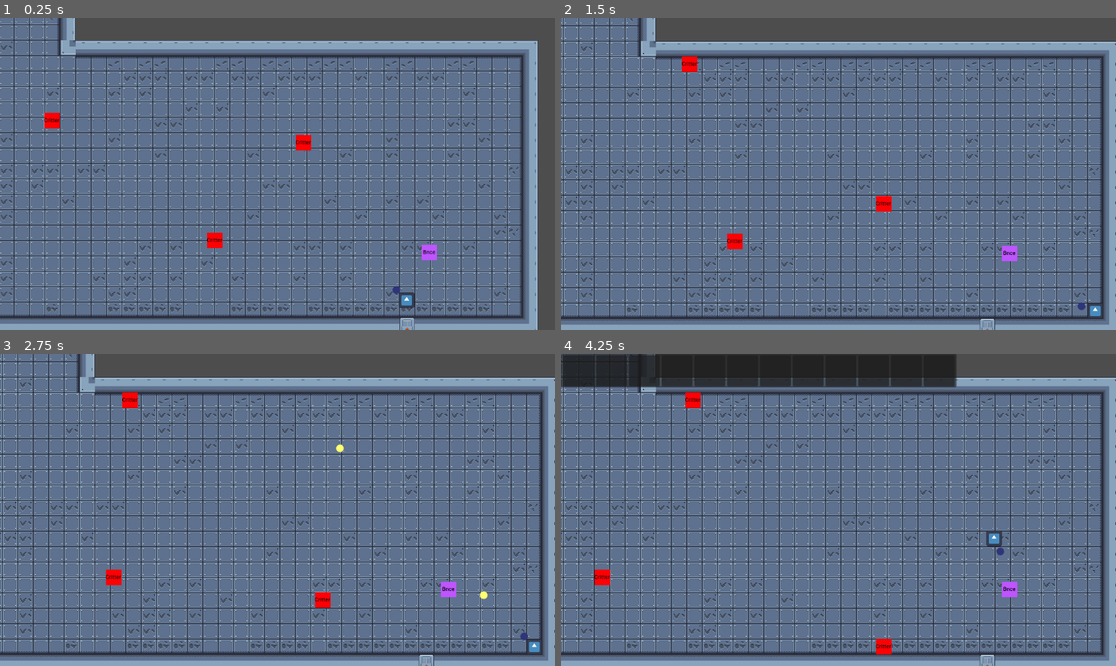
Above: before the commit, frames 1-4 (two rows, left to right).
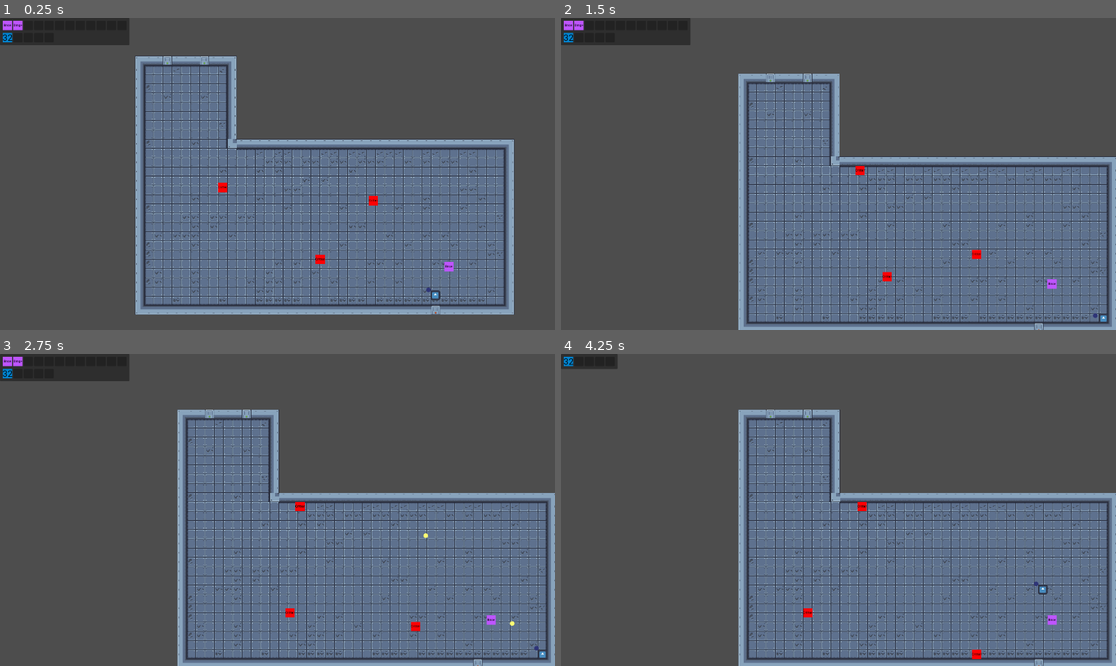
Above: after the commit, the same moments.

Repository: TMogdans/exogenesis-protocol
Game: Godot game, scene res://Level/Level_01.tscn
Same seed, same stepped clock (60 frames per second), same inputs: the game is played once before the commit and once after it. The engine's default icon, where the game draws it, is replaced by a stand-in: a white triangle on a blue panel in a dark square.
Inputs (mouse positions are in pixels of both pictures, inside the frame that each line leads up to):
- Up to frame 1 (0.25 s): no input
- Up to frame 2 (1.5 s): move the mouse to (960, 158) at 0.52 s; hold D (right) 0.53-1.28 s; tap E (interact) at 0.6, 1.35 s; move the mouse to (727, 189) at 1.27 s; hold S (down) from 1.28 s (still down)
- Up to frame 3 (2.75 s): move the mouse to (333, 441) at 2.02 s; release S (down) at 2.03 s; press the mouse at (333, 441) at 2.03 s; hold D (right) from 2.03 s (still down); tap E (interact) at 2.3 s
- Up to frame 4 (4.25 s): move the mouse to (810, 572) at 2.77 s; release D (right) at 2.78 s; release the mouse at (810, 572) at 2.78 s; hold W (up) 2.78-3.53 s; tap E (interact) at 2.85, 3.6 s; move the mouse to (1005, 556) at 3.52 s; hold A (left) from 3.53 s (still down); tap Tab (inventory) at 4.15 s

The runs differ from the first frame. In frame 1, 65% of the frame differs, in the area x 0-97%, y 0-100%; in frame 2, 68%; in frame 3, 68%; in frame 4, 71%, in the area x 0-100%, y 0-100%.

Commit message:
update inventory system

Diff:
--- /dev/null
+++ b/Inventory/InventoryItem.gd
@@ -0,0 +1,31 @@
+class_name InventoryItem
+extends TextureRect
+
+@export var data: ItemData
+
+func init(itemData: ItemData) -> void:
+	data = itemData
+
+func _ready() -> void:
+	expand_mode = TextureRect.EXPAND_IGNORE_SIZE
+	stretch_mode = TextureRect.STRETCH_KEEP_ASPECT_CENTERED
+	texture = data.texture
+	tooltip_text = "%s\n%s" % [data.name, data.description]
+
+func _get_drag_data(at_position: Vector2) -> Variant:
+	set_drag_preview(make_drag_preview(at_position))
+	return self
+
+func make_drag_preview(at_position: Vector2) -> Control:
+	var textureRect := TextureRect.new()
+	textureRect.texture = texture
+	textureRect.expand_mode = TextureRect.EXPAND_IGNORE_SIZE
+	textureRect.stretch_mode = TextureRect.STRETCH_KEEP_ASPECT_CENTERED
+	textureRect.custom_minimum_size = size
+	textureRect.modulate.a = 0.5
+	textureRect.position = Vector2(-at_position)
+
+	var control:= Control.new()
+	control.add_child(textureRect)
+
+	return control
--- a/Inventory/Item.gd
+++ /dev/null
@@ -1,15 +0,0 @@
-class_name Item
-extends Node
-
-enum TYPE { PROJECTILE, WEAPON_MOD, PROJECTILE_MOD }
-
-@export var icon: Texture2D = null
-@export var type: TYPE
-@export var resource: Resource
-
-
-func can_interact() -> int:
-	return get_instance_id()
-
-func pickup() -> Item:
-	return self
--- /dev/null
+++ b/Inventory/Items/ItemData.gd
@@ -0,0 +1,9 @@
+class_name ItemData
+extends Resource
+
+enum Type {WEAPON_MOD, PROJECTILE_MOD, MAIN}
+
+@export var type: Type
+@export var name: String
+@export_multiline var description: String
+@export var texture: Texture2D
--- /dev/null
+++ b/Inventory/Items/ModBounce.tres
@@ -0,0 +1,11 @@
+[gd_resource type="Resource" script_class="ItemData" load_steps=3 format=3 uid="uid://dwlpyt5cyak4a"]
+
+[ext_resource type="Script" path="res://Inventory/Items/ItemData.gd" id="1_hcoge"]
+[ext_resource type="Texture2D" uid="uid://b4gpqlhj4i54f" path="res://Modifications/bounce.png" id="2_v3sbw"]
+
+[resource]
+script = ExtResource("1_hcoge")
+type = 1
+name = "Bouncer"
+description = "BOUNCER_DSCR"
+texture = ExtResource("2_v3sbw")
--- /dev/null
+++ b/Inventory/Items/ModDamageUp.tres
@@ -0,0 +1,11 @@
+[gd_resource type="Resource" script_class="ItemData" load_steps=3 format=3 uid="uid://c5i5soxuk1eqt"]
+
+[ext_resource type="Script" path="res://Inventory/Items/ItemData.gd" id="1_8hy4d"]
+[ext_resource type="Texture2D" uid="uid://c71omj7b20f7p" path="res://Modifications/damage_up.png" id="2_0ms8u"]
+
+[resource]
+script = ExtResource("1_8hy4d")
+type = 1
+name = "Damage Up"
+description = "DAMAGE_UP_DSCR"
+texture = ExtResource("2_0ms8u")
--- a/Inventory/inventory.gd
+++ b/Inventory/inventory.gd
@@ -1,69 +1,49 @@
-class_name Inventory
 extends Node
 
-var slots: Array[InventorySlot]
-@onready var window: Panel = $InventoryWindow
-@onready var slot_container: GridContainer = $InventoryWindow/SlotContainer
+var inventorySize: int = 12
 
-@export var starter_items: Array[Item]
+# for testing
+var items = [
+	"res://Inventory/Items/ModBounce.tres",
+	"res://Inventory/Items/ModDamageUp.tres"
+]
 
 func _ready() -> void:
-	toggle_window(false)
+	%InventoryGrid.columns = inventorySize
 
-	for child in slot_container.get_children():
-		slots.append(child)
-		child.set_item(null)
-		child.inventory = self
+	for i in inventorySize:
+		var slot := InventorySlot.new()
+		slot.init(ItemData.Type.MAIN, Vector2(32, 32))
+		%InventoryGrid.add_child(slot)
 
-	for item in starter_items:
-		add_item(item)
+	#for testing
+	for i in items.size():
+		var item := InventoryItem.new()
+		item.init(load(items[i]))
+		%InventoryGrid.get_child(i).add_child(item)
 
-	EventBus.item_pickedup.connect(on_give_player_item)
+	EventBus.item_pickedup.connect(_on_item_pickedup)
 
-func _process(_delta) -> void:
+func _process(_delta):
 	if Input.is_action_just_pressed("inventory"):
-		toggle_window((!window.visible))
+		%InventoryGrid.visible = !%InventoryGrid.visible
 
-func toggle_window(open: bool) -> void:
-	window.visible = open
+func _on_item_pickedup(instanceId: int) -> void:
+	var slot = _find_empty_slot()
+	if slot != -1:
+		var instance = instance_from_id(instanceId)
+		if instance.has_method("pickup"):
+			var data = instance.pickup()
+			add_item(slot, data)
+			instance.queue_free()
 
-func on_give_player_item(item: Item) -> void:
-	print_debug(item)
-	add_item(item)
+func _find_empty_slot() -> int:
+	for i in %InventoryGrid.get_child_count():
+		if %InventoryGrid.get_child(i).get_child_count() == 0:
+			return i
+	return -1
 
-func add_item(item: Item) -> void:
-	var slot = get_slot_to_add(item)
-
-	if slot == null:
-		return
-
-	if slot.item == null:
-		slot.set_item(item)
-
-func remove_item(item: Item) -> void:
-	var slot = get_slot_to_remove(item)
-
-	if slot == null or slot.item == item:
-		return
-
-	slot.remove_item()
-
-func get_slot_to_add(item: Item) -> InventorySlot:
-	for slot in slots:
-		if slot.item == null:
-			return slot
-
-	return null
-
-func get_slot_to_remove(item: Item) -> InventorySlot:
-	for slot in slots:
-		if slot.item == item:
-			return slot
-
-	return null
-
-func _on_inventory_mouse_exited() -> void:
-	EventBus.emit_signal("inventory_exited")
-
-func _on_inventory_mouse_entered() -> void:
-	EventBus.emit_signal("inventory_entered")
+func add_item(slot: int, data: ItemData):
+	var item := InventoryItem.new()
+	item.init(data)
+	%InventoryGrid.get_child(slot).add_child(item)
--- a/Inventory/inventory.tscn
+++ b/Inventory/inventory.tscn
@@ -1,65 +1,48 @@
-[gd_scene load_steps=3 format=3 uid="uid://bygci63mac1yv"]
+[gd_scene load_steps=4 format=3 uid="uid://boydwnvv1p6yh"]
 
 [ext_resource type="Script" path="res://Inventory/inventory.gd" id="1_lbwm5"]
-[ext_resource type="PackedScene" uid="uid://bx06xnd3ctthr" path="res://Inventory/inventorySlot.tscn" id="2_8b4kj"]
+[ext_resource type="Script" path="res://Inventory/weaponContainer.gd" id="2_aq03s"]
+[ext_resource type="Texture2D" uid="uid://vxrh33mg4cur" path="res://Modifications/32.png" id="2_fi0vm"]
 
 [node name="Inventory" type="Node"]
 script = ExtResource("1_lbwm5")
 
-[node name="InventoryWindow" type="Panel" parent="."]
-offset_right = 821.0
-offset_bottom = 69.0
+[node name="Panel" type="PanelContainer" parent="."]
+offset_right = 36.0
+offset_bottom = 32.0
+size_flags_horizontal = 2
+size_flags_vertical = 2
 
-[node name="SlotContainer" type="GridContainer" parent="InventoryWindow"]
-layout_mode = 1
-anchors_preset = 8
-anchor_left = 0.5
-anchor_top = 0.5
-anchor_right = 0.5
-anchor_bottom = 0.5
-offset_left = -165.5
-offset_top = -18.0
-offset_right = 165.5
-offset_bottom = 18.0
-grow_horizontal = 2
-grow_vertical = 2
-columns = 12
+[node name="MarginContainer" type="MarginContainer" parent="Panel"]
+layout_mode = 2
+theme_override_constants/margin_left = 10
+theme_override_constants/margin_top = 10
+theme_override_constants/margin_right = 10
+theme_override_constants/margin_bottom = 10
 
-[node name="InventorySlot" parent="InventoryWindow/SlotContainer" instance=ExtResource("2_8b4kj")]
+[node name="VBoxContainer" type="VBoxContainer" parent="Panel/MarginContainer"]
+layout_mode = 2
+theme_override_constants/separation = 10
+
+[node name="InventoryGrid" type="GridContainer" parent="Panel/MarginContainer/VBoxContainer"]
+unique_name_in_owner = true
 layout_mode = 2
 
-[node name="InventorySlot2" parent="InventoryWindow/SlotContainer" instance=ExtResource("2_8b4kj")]
+[node name="WeaponContainer" type="VBoxContainer" parent="Panel/MarginContainer/VBoxContainer"]
+layout_mode = 2
+script = ExtResource("2_aq03s")
+
+[node name="Weapon" type="HBoxContainer" parent="Panel/MarginContainer/VBoxContainer/WeaponContainer"]
 layout_mode = 2
 
-[node name="InventorySlot3" parent="InventoryWindow/SlotContainer" instance=ExtResource("2_8b4kj")]
+[node name="TextureRect" type="TextureRect" parent="Panel/MarginContainer/VBoxContainer/WeaponContainer/Weapon"]
+custom_minimum_size = Vector2(32, 32)
 layout_mode = 2
+size_flags_horizontal = 0
+size_flags_vertical = 0
+texture = ExtResource("2_fi0vm")
+stretch_mode = 2
 
-[node name="InventorySlot4" parent="InventoryWindow/SlotContainer" instance=ExtResource("2_8b4kj")]
+[node name="ModGrid" type="GridContainer" parent="Panel/MarginContainer/VBoxContainer/WeaponContainer/Weapon"]
+unique_name_in_owner = true
 layout_mode = 2
-
-[node name="InventorySlot5" parent="InventoryWindow/SlotContainer" instance=ExtResource("2_8b4kj")]
-layout_mode = 2
-
-[node name="InventorySlot6" parent="InventoryWindow/SlotContainer" instance=ExtResource("2_8b4kj")]
-layout_mode = 2
-
-[node name="InventorySlot7" parent="InventoryWindow/SlotContainer" instance=ExtResource("2_8b4kj")]
-layout_mode = 2
-
-[node name="InventorySlot8" parent="InventoryWindow/SlotContainer" instance=ExtResource("2_8b4kj")]
-layout_mode = 2
-
-[node name="InventorySlot9" parent="InventoryWindow/SlotContainer" instance=ExtResource("2_8b4kj")]
-layout_mode = 2
-
-[node name="InventorySlot10" parent="InventoryWindow/SlotContainer" instance=ExtResource("2_8b4kj")]
-layout_mode = 2
-
-[node name="InventorySlot11" parent="InventoryWindow/SlotContainer" instance=ExtResource("2_8b4kj")]
-layout_mode = 2
-
-[node name="InventorySlot12" parent="InventoryWindow/SlotContainer" instance=ExtResource("2_8b4kj")]
-layout_mode = 2
-
-[connection signal="mouse_entered" from="InventoryWindow" to="." method="_on_inventory_mouse_entered"]
-[connection signal="mouse_exited" from="InventoryWindow" to="." method="_on_inventory_mouse_exited"]
--- a/Inventory/inventorySlot.gd
+++ b/Inventory/inventorySlot.gd
@@ -1,30 +1,29 @@
 class_name InventorySlot
-extends Node
+extends PanelContainer
 
-var item: Item
+@export var type: ItemData.Type
 
-@onready var icon: TextureRect = $Icon
-var inventory: Inventory
+func init(itemType: ItemData.Type, minimum_size: Vector2) -> void:
+	type = itemType
+	custom_minimum_size = minimum_size
 
-func set_item(new_item: Item) -> void:
-	item = new_item
+func _can_drop_data(at_position: Vector2, data: Variant) -> bool:
+	if data is InventoryItem:
+		if type == ItemData.Type.MAIN:
+			if get_child_count() == 0:
+				return true
+			else:
+				if type == data.get_parent().type:
+					return true
+			return get_child(0).data.type == data.data.type
+		else:
+			return data.data.type
+	return false
 
-	if item == null:
-		icon.visible = false
-	else:
-		icon.visible = true
-		icon.texture = item.icon
-
-func add_item() -> void:
-	pass
-
-func remove_item() -> void:
-	set_item(null)
-
-
-func _on_mouse_entered() -> void:
-	EventBus.emit_signal("inventory_entered")
-
-
-func _on_mouse_exited() -> void:
-	EventBus.emit_signal("inventory_exited")
+func _drop_data(at_position: Vector2, data: Variant) -> void:
+	if get_child_count() > 0:
+		var item := get_child(0)
+		if item == data:
+			return
+		item.reparent(data.get_parent())
+	data.reparent(self)
--- a/Inventory/inventorySlot.tscn
+++ /dev/null
@@ -1,28 +0,0 @@
-[gd_scene load_steps=3 format=3 uid="uid://bx06xnd3ctthr"]
-
-[ext_resource type="Script" path="res://Inventory/inventorySlot.gd" id="1_5hg41"]
-[ext_resource type="Texture2D" uid="uid://bar7hxkxjjlts" path="res://icon.svg" id="2_8ldrw"]
-
-[node name="InventorySlot" type="Button"]
-custom_minimum_size = Vector2(64, 64)
-script = ExtResource("1_5hg41")
-
-[node name="Icon" type="TextureRect" parent="."]
-layout_mode = 1
-anchors_preset = 8
-anchor_left = 0.5
-anchor_top = 0.5
-anchor_right = 0.5
-anchor_bottom = 0.5
-offset_left = -31.0
-offset_top = -31.0
-offset_right = 31.0
-offset_bottom = 32.0
-grow_horizontal = 2
-grow_vertical = 2
-mouse_filter = 2
-texture = ExtResource("2_8ldrw")
-expand_mode = 1
-
-[connection signal="mouse_entered" from="." to="." method="_on_mouse_entered"]
-[connection signal="mouse_exited" from="." to="." method="_on_mouse_exited"]
--- /dev/null
+++ b/Inventory/weaponContainer.gd
@@ -0,0 +1,12 @@
+extends VBoxContainer
+
+var slotCount: int = 4
+var mods: Array = []
+
+func _ready() -> void:
+	%ModGrid.columns = slotCount
+
+	for i in slotCount:
+		var slot := InventorySlot.new()
+		slot.init(ItemData.Type.MAIN, Vector2(32, 32))
+		%ModGrid.add_child(slot)
--- a/Level/Level_01.tscn
+++ b/Level/Level_01.tscn
@@ -44,6 +44,6 @@
 limit_bottom = 880
 TargetNode = NodePath("../CharacterBody2D")
 
-[node name="UI" type="CanvasLayer" parent="."]
+[node name="GUI" type="CanvasLayer" parent="."]
 
-[node name="Inventory" parent="UI" instance=ExtResource("5_j0y1m")]
+[node name="Inventory" parent="GUI" instance=ExtResource("5_j0y1m")]
--- /dev/null
+++ b/Modifications/Items/modBounce.gd
@@ -0,0 +1,12 @@
+extends StaticBody2D
+
+@export var data: ItemData
+
+func _ready() -> void:
+	%Sprite.texture = data.texture
+
+func can_interact() -> int:
+	return get_instance_id()
+
+func pickup() -> ItemData:
+	return data
--- a/Modifications/Items/modBounce.tscn
+++ b/Modifications/Items/modBounce.tscn
@@ -1,21 +1,18 @@
-[gd_scene load_steps=5 format=3 uid="uid://0r38go8lbday"]
+[gd_scene load_steps=4 format=3 uid="uid://0r38go8lbday"]
 
-[ext_resource type="Script" path="res://Inventory/Item.gd" id="1_pd7le"]
-[ext_resource type="Texture2D" uid="uid://b4gpqlhj4i54f" path="res://Modifications/bounce.png" id="1_v6hgo"]
-[ext_resource type="Script" path="res://Modifications/Bounce.gd" id="3_rtq1q"]
+[ext_resource type="Script" path="res://Modifications/Items/modBounce.gd" id="1_37ers"]
+[ext_resource type="Resource" uid="uid://dwlpyt5cyak4a" path="res://Inventory/Items/ModBounce.tres" id="2_u2oa4"]
 
 [sub_resource type="RectangleShape2D" id="RectangleShape2D_5ou6q"]
 size = Vector2(32, 32)
 
 [node name="ModBounce" type="StaticBody2D"]
 collision_layer = 16
-script = ExtResource("1_pd7le")
-icon = ExtResource("1_v6hgo")
-type = 2
-resource = ExtResource("3_rtq1q")
+script = ExtResource("1_37ers")
+data = ExtResource("2_u2oa4")
 
-[node name="Sprite2D" type="Sprite2D" parent="."]
-texture = ExtResource("1_v6hgo")
+[node name="Sprite" type="Sprite2D" parent="."]
+unique_name_in_owner = true
 
 [node name="CollisionShape2D" type="CollisionShape2D" parent="."]
 shape = SubResource("RectangleShape2D_5ou6q")
--- /dev/null
+++ b/Modifications/Items/modDamageUp.tscn
@@ -0,0 +1,38 @@
+[gd_scene load_steps=5 format=3 uid="uid://2n1p8r26bwv2"]
+
+[ext_resource type="Texture2D" uid="uid://b4gpqlhj4i54f" path="res://Modifications/bounce.png" id="1_0662l"]
+[ext_resource type="Script" path="res://Modifications/Bounce.gd" id="2_ht22t"]
+
+[sub_resource type="GDScript" id="GDScript_n2ji4"]
+script/source = "class_name Item
+extends Node
+
+enum TYPE { PROJECTILE, WEAPON_MOD, PROJECTILE_MOD }
+
+@export var icon: Texture2D = null
+@export var type: TYPE
+@export var resource: Resource
+
+
+func can_interact() -> int:
+	return get_instance_id()
+
+func pickup() -> Item:
+	return self
+"
+
+[sub_resource type="RectangleShape2D" id="RectangleShape2D_5ou6q"]
+size = Vector2(32, 32)
+
+[node name="ModBounce" type="StaticBody2D"]
+collision_layer = 16
+script = SubResource("GDScript_n2ji4")
+icon = ExtResource("1_0662l")
+type = 2
+resource = ExtResource("2_ht22t")
+
+[node name="Sprite2D" type="Sprite2D" parent="."]
+texture = ExtResource("1_0662l")
+
+[node name="CollisionShape2D" type="CollisionShape2D" parent="."]
+shape = SubResource("RectangleShape2D_5ou6q")
--- a/Player/player.gd
+++ b/Player/player.gd
@@ -16,8 +16,7 @@
 	if Input.is_action_just_pressed("interact") and selected_item != 0:
 		var instance = instance_from_id(selected_item)
 		if instance.has_method("pickup"):
-			EventBus.emit_signal("item_pickedup", instance.pickup())
-			instance.queue_free()
+			EventBus.emit_signal("item_pickedup", selected_item)
 
 	var input_direction = Input.get_vector("left", "right", "up", "down")
 	velocity = input_direction * speed
--- a/project.godot
+++ b/project.godot
@@ -19,6 +19,11 @@
 [autoload]
 
 EventBus="*res://Helper/eventBus.gd"
+
+[display]
+
+window/size/viewport_width=1920
+window/size/viewport_height=1080
 
 [global_group]
 
Not shown: 1 places in Level/Level_01.tscn that only renumber resources
Binary file added: Modifications/128.png
Not shown, added: Modifications/128.png.import
Binary file added: Modifications/32.png
Not shown, added: Modifications/32.png.import
Binary file added: Modifications/64.png
Not shown, added: Modifications/64.png.import
